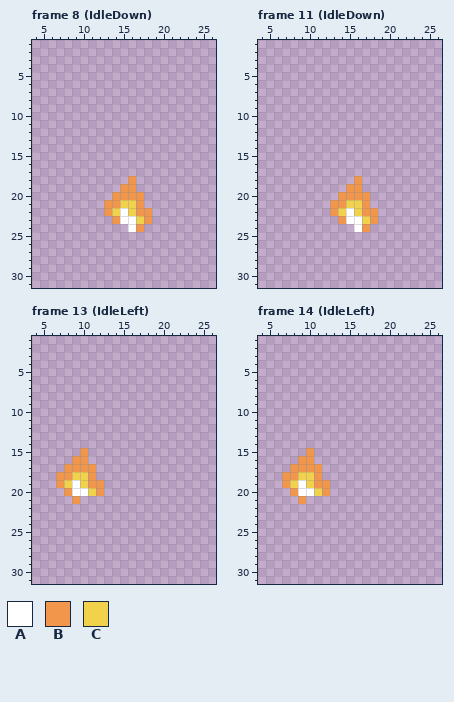
Two states of a pixel-art file, art/OV/Mira/Miraov.aseprite. Above is the file before it was changed.
32x32 pixels, 83 frames. Colours within 5 levels of each other are drawn and written as one. Shown: frame 8 (IdleDown): x 4..26, y 1..31; frame 11 (IdleDown): x 4..26, y 1..31; frame 13 (IdleLeft): x 4..26, y 1..31; frame 14 (IdleLeft): x 4..26, y 1..31. The commit also changed other frames, which this record leaves out.
Palette (. is transparent): A #ffffff  B #f2964b  C #f2d24b
Pixels before, frame 8 (IdleDown), first column x 13:
18 ...B..
19 ..BB..
20 .BBBB.
21 BBCCB.
22 BCACBB
23 .BAACB
24 ...AB.
Pixels before, frame 11 (IdleDown), first column x 13:
18 ...B..
19 ..BB..
20 .BBBB.
21 BBCCB.
22 BCACBB
23 .BAACB
24 ...AB.
Pixels before, frame 13 (IdleLeft), first column x 7:
15 ...B..
16 ..BB..
17 .BBBB.
18 BBCCB.
19 BCACBB
20 .BAACB
21 ..B...
Pixels before, frame 14 (IdleLeft), first column x 7:
15 ...B..
16 ..BB..
17 .BBBB.
18 BBCCB.
19 BCACBB
20 .BAACB
21 ..B...
Once edited:
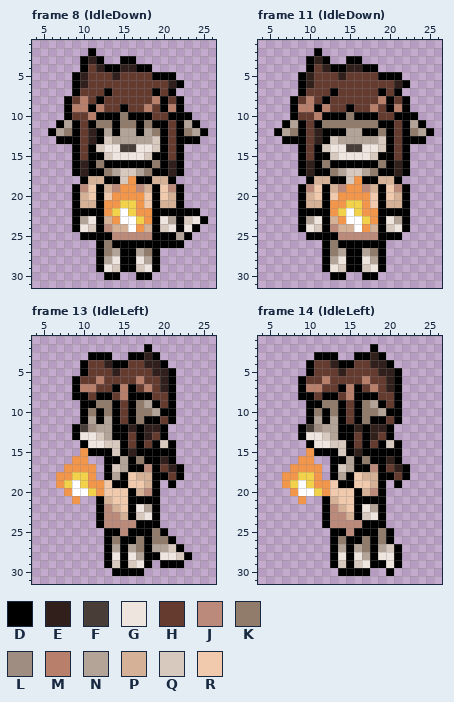
Colours new in this view: D #000000  E #301f1a  F #483e37  G #eee5de  H #653b30  J #bc8a7b  K #917b6a  L #a08d81  M #b87f6b  N #b4a498  P #d5b198  Q #d8c9bf  R #f1c9ad
The exact change:
layer "Base" now shown
Frame 8 (IdleDown), layer "Base":
y 2: x 11 . -> D
y 3: x 10..12 ... -> DED; x 15..16 .. -> DD
y 4: x 10..18 ......... -> DHEDDEEDD
y 5: x 9..21 ............. -> DEHHHEHHHHDDD
y 6: x 9..22 .............. -> DEHHHHHHHHHHED
y 7: x 9..21 ............. -> DHHHDHHHHHDHD
y 8: x 8..22 ............... -> DHMHDHHHHHHMDHD
y 9: x 8..22 ............... -> DMMDMHHDHHMHDMD
y 10: x 8..23 ................ -> DHHMDDDKDDDHHDDD
y 11: x 7..24 .................. -> DNDHDKKDKKDKDDHDND
y 12: x 6..25 .................... -> DNKDHEDNDNNDNKDHDKND
y 13: x 7..24 .................. -> DDDHEDQNNNNNQDHDDD
y 14: x 9..22 .............. -> DHDQGGFFGGQDHD
y 15: x 9..22 .............. -> DHDDQGGGGQDDHD
y 16: x 9..22 .............. -> DEDKDDDDDDKDED
y 17: x 9..22 .............. -> DEDDKNQQNKDDED
y 18: x 10..15 ...... -> DPPDDQ; x 17..21 ..... -> DDPPD
y 19: x 9..14 ...... -> DJRDPJ; x 17..22 ...... -> JPDRJD
y 20: x 9..13 ..... -> DPRDR; x 18..22 ..... -> RDRPD
y 21: x 9..12 .... -> DPPD; x 18..22 ..... -> RDPPD
y 22: x 9..12 .... -> DDDD; x 19..24 ...... -> DDDDDD
y 23: x 9..13 ..... -> DNGDP; x 19..25 ....... -> DGNDQGD
y 24: x 9..15 ....... -> DGQDJPP; x 18..24 ....... -> PDQGDGD
y 25: x 10..23 .............. -> DDDDJJJJJDDDND
y 26: x 12..22 ........... -> DKDDDDDDDDD
y 27: x 12..19 ........ -> DKNDDNKD
y 28: x 12..19 ........ -> DNGDDGND
y 29: x 12..19 ........ -> DGQDDQGD
y 30: x 13..14 .. -> DD; x 17..18 .. -> DD
Frame 11 (IdleDown), layer "Base":
y 2: x 11 . -> D
y 3: x 10..12 ... -> DED; x 15..16 .. -> DD
y 4: x 10..18 ......... -> DHEDDEEDD
y 5: x 9..21 ............. -> DEHHHEHHHHDDD
y 6: x 9..22 .............. -> DEHHHHHHHHHHED
y 7: x 9..21 ............. -> DHHHDHHHHHDHD
y 8: x 8..22 ............... -> DHMHDHHHHHHMDHD
y 9: x 8..22 ............... -> DMMDMHHDHHMHDMD
y 10: x 8..23 ................ -> DHHMDDDKDDDHHDDD
y 11: x 7..24 .................. -> DNDHDKKKKKKKDDHDND
y 12: x 6..25 .................... -> DNKDHEDDDNNDDKDHDKND
y 13: x 7..24 .................. -> DDDHEDQNNNNNQDHDDD
y 14: x 9..22 .............. -> DHDQGGFFGGQDHD
y 15: x 9..22 .............. -> DHDDQGGGGQDDHD
y 16: x 9..22 .............. -> DEDKDDDDDDKDED
y 17: x 9..22 .............. -> DEDDKNQQNKDDED
y 18: x 10..15 ...... -> DPPDDQ; x 17..21 ..... -> DDPPD
y 19: x 9..14 ...... -> DJRDPJ; x 17..22 ...... -> JPDRJD
y 20: x 9..13 ..... -> DPRDR; x 18..22 ..... -> RDRPD
y 21: x 9..12 .... -> DPPD; x 18..22 ..... -> RDPPD
y 22: x 9..12 .... -> DDDD; x 19..22 .... -> DDDD
y 23: x 9..13 ..... -> DNGDP; x 19..22 .... -> DGND
y 24: x 9..15 ....... -> DGQDJPP; x 18..22 ..... -> PDQGD
y 25: x 10..21 ............ -> DDDDJJJJJDDD
y 26: x 12..19 ........ -> DKDDDDDD
y 27: x 12..19 ........ -> DKNDDNKD
y 28: x 12..19 ........ -> DNGDDGND
y 29: x 12..19 ........ -> DGQDDQGD
y 30: x 13..14 .. -> DD; x 17..18 .. -> DD
Frame 13 (IdleLeft), layer "Base":
y 2: x 18 . -> D
y 3: x 11..13 ... -> DDD; x 16..19 .... -> DDED
y 4: x 10..20 ........... -> DHHEDDHHEED
y 5: x 10..21 ............ -> DHHHEHHHHEED
y 6: x 9..21 ............. -> DHHMHHHHMHHED
y 7: x 9..21 ............. -> DMMHHDMDHMHED
y 8: x 9..21 ............. -> DDHDDHMDDDHHD
y 9: x 10..21 ............ -> DDKKDHDKNDHD
y 10: x 10..21 ............ -> DKDKDHDKKNDD
y 11: x 10..21 ............ -> DNDNDHDKDDHD
y 12: x 9..20 ............ -> DFLNNDDEDEED
y 13: x 9..20 ............ -> DGGQNDDHDEHD
y 14: x 10..21 ............ -> DGGQQDHDHDQD
y 15: x 11..21 ........... -> DDDQDEDDDDD
y 16: x 13..21 ......... -> DDNDKDDED
y 17: x 13..22 .......... -> DQNDDJDHED
y 18: x 13..22 .......... -> DNDRPPDDHD
y 19: x 13..19 ....... -> RDDRRPD; x 21 . -> D
y 20: x 13..19 ....... -> RRRDPJD
y 21: x 12..19 ........ -> DPRRDDDD
y 22: x 12..19 ........ -> DJPRDGND
y 23: x 12..19 ........ -> DJJPDQGD
y 24: x 12..19 ........ -> DJJJJDDD
y 25: x 13..20 ........ -> DDJDDDKD
y 26: x 13..21 ......... -> DKDDKDKKD
y 27: x 13..22 .......... -> DNDNKDNNQD
y 28: x 13..23 ........... -> DGDGNDDGGQD
y 29: x 13..18 ...... -> DQDQGD; x 20..22 ... -> DDD
y 30: x 14..17 .... -> DDDD
Frame 14 (IdleLeft), layer "Base":
y 2: x 18 . -> D
y 3: x 11..13 ... -> DDD; x 16..19 .... -> DDED
y 4: x 10..20 ........... -> DHHEDDHHEED
y 5: x 10..21 ............ -> DHHHEHHHHEED
y 6: x 9..21 ............. -> DHHMHHHHMHHED
y 7: x 9..21 ............. -> DMMHHDMDHMHED
y 8: x 9..21 ............. -> DDHDDHMDDDHHD
y 9: x 10..21 ............ -> DDKKDHDKNDHD
y 10: x 10..21 ............ -> DKDKDHDKKNDD
y 11: x 10..21 ............ -> DNDNDHDKDDHD
y 12: x 9..20 ............ -> DFLNNDDEDEED
y 13: x 9..20 ............ -> DGGQNDDHDEHD
y 14: x 10..21 ............ -> DGGQQDHDHDQD
y 15: x 11..21 ........... -> DDDQDEDDDDD
y 16: x 13..21 ......... -> DDNDKDDED
y 17: x 13..22 .......... -> DQNDDJDHED
y 18: x 13..22 .......... -> DNDRPPDDHD
y 19: x 13..19 ....... -> RDDRRPD; x 21 . -> D
y 20: x 13..19 ....... -> RRRDPJD
y 21: x 12..19 ........ -> DPRRDDDD
y 22: x 12..19 ........ -> DJPRDGND
y 23: x 12..19 ........ -> DJJPDQGD
y 24: x 12..19 ........ -> DJJJJDDD
y 25: x 13..20 ........ -> DDJDDDKD
y 26: x 13..20 ........ -> DKDDKDKD
y 27: x 13..21 ......... -> DNDNKDNQD
y 28: x 13..21 ......... -> DGDGNDGGD
y 29: x 13..21 ......... -> DQDQGDDGD
y 30: x 14..17 .... -> DDDD; x 20 . -> D
